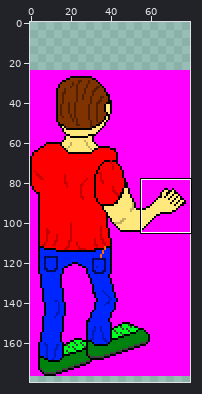
Sprite sheet: build/images/player_1.png. The picture above shows the old version from afar; the outline marks the close-up.
Close-up. Old version:
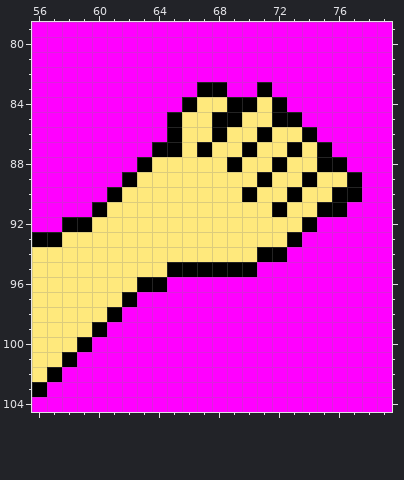
The file is 80x153 pixels. Shown: x 56..79, y 79..104. The old version is drawn lined up with the new one, on the new canvas. The commit also changed other parts of the picture, which this record leaves out.
And afterwards:
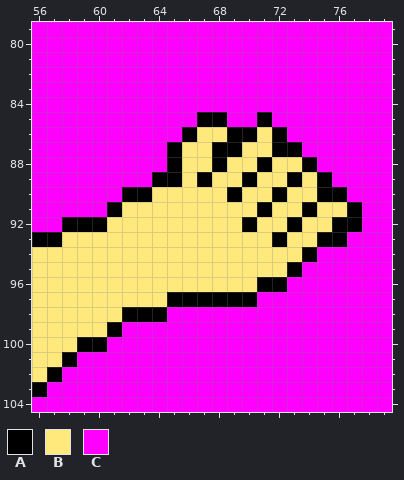
Palette (. is transparent): A #000000  B #ffe97c  C #ff00ff
What changed:
canvas 80x153 -> 80x180, the old top-left corner now at 0,24
@@ x 56..79 @@
  82 CCCCCCCCCCCCCCCCCCCCCCCC
- 83 CCCCCCCCCCCAACCACCCCCCCC
- 84 CCCCCCCCCCABBAABACCCCCCC
- 85 CCCCCCCCCABBAABBAACCCCCC
- 86 CCCCCCCCCABBABBABBACCCCC
- 87 CCCCCCCCAABABBABBABACCCC
- 88 CCCCCCCABBBBBABBABBAACCC
- 89 CCCCCCABBBBBBBBABBABBACC
- 90 CCCCCABBBBBBBBABBABBAACC
- 91 CCCCABBBBBBBBBBBABBAACCC
- 92 CCAABBBBBBBBBBBBBBACCCCC
- 93 AABBBBBBBBBBBBBBBACCCCCC
- 94 BBBBBBBBBBBBBBBAACCCCCCC
- 95 BBBBBBBBBAAAAAACCCCCCCCC
- 96 BBBBBBBAACCCCCCCCCCCCCCC
- 97 BBBBBBACCCCCCCCCCCCCCCCC
- 98 BBBBBACCCCCCCCCCCCCCCCCC
- 99 BBBBACCCCCCCCCCCCCCCCCCC
-100 BBBACCCCCCCCCCCCCCCCCCCC
+ 83 CCCCCCCCCCCCCCCCCCCCCCCC
+ 84 CCCCCCCCCCCCCCCCCCCCCCCC
+ 85 CCCCCCCCCCCAACCACCCCCCCC
+ 86 CCCCCCCCCCABBAABACCCCCCC
+ 87 CCCCCCCCCABBAABBAACCCCCC
+ 88 CCCCCCCCCABBABBABBACCCCC
+ 89 CCCCCCCCAABABBABBABACCCC
+ 90 CCCCCCAABBBBBABBABBAACCC
+ 91 CCCCCABBBBBBBBBABBABBACC
+ 92 CCAAABBBBBBBBBABBABBAACC
+ 93 AABBBBBBBBBBBBBBABBAACCC
+ 94 BBBBBBBBBBBBBBBBBBACCCCC
+ 95 BBBBBBBBBBBBBBBBBACCCCCC
+ 96 BBBBBBBBBBBBBBBAACCCCCCC
+ 97 BBBBBBBBBAAAAAACCCCCCCCC
+ 98 BBBBBBAAACCCCCCCCCCCCCCC
+ 99 BBBBBACCCCCCCCCCCCCCCCCC
+100 BBBAACCCCCCCCCCCCCCCCCCC
 101 BBACCCCCCCCCCCCCCCCCCCCC
Changed places in both close-ups, as pixel boxes (x1, y1, x2, y2):
changed: (92, 82, 362, 352)
